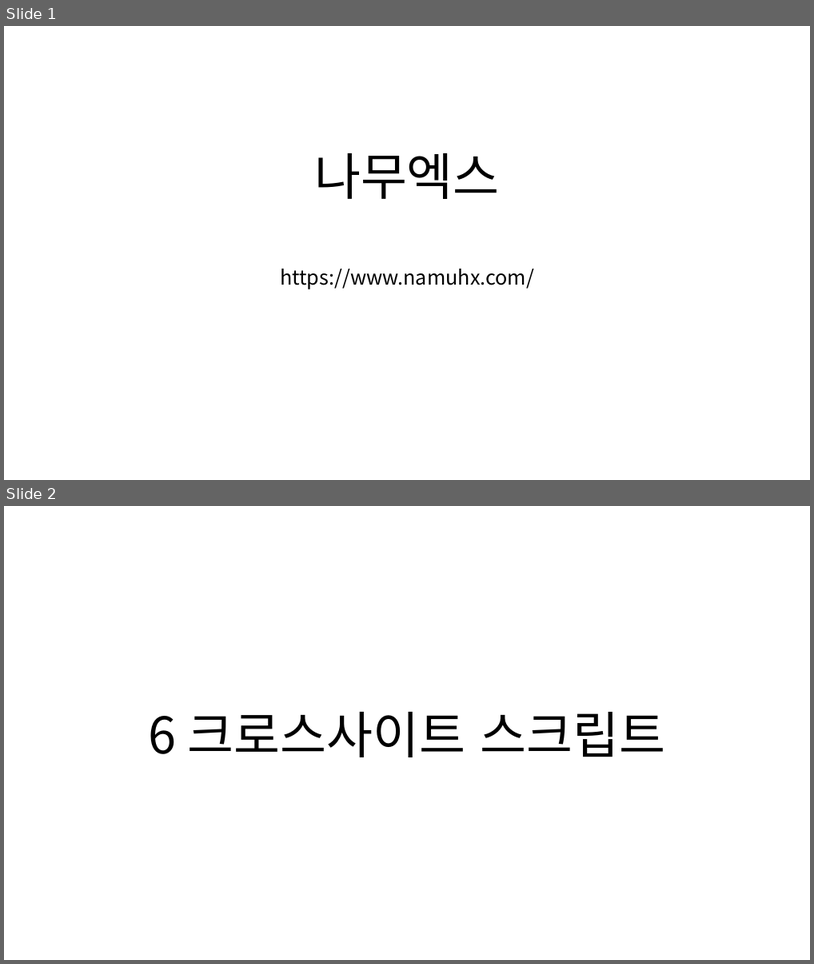
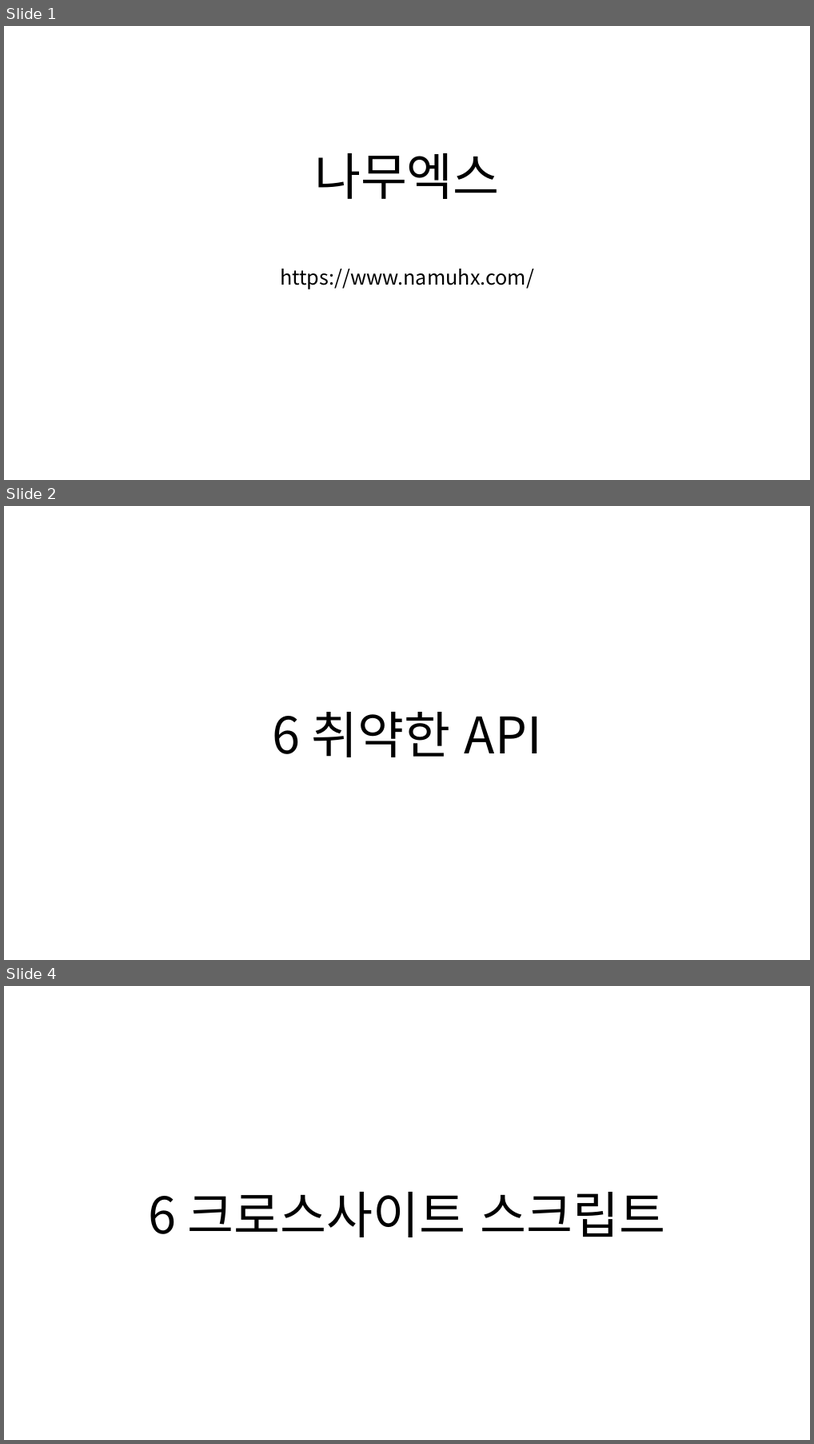
Before and after one commit to BoostBox/take2, a slide deck: namu.pptx. Shown one above the other, each under a label of ours: slides 1 and 2 before the commit, slides 1, 2 and 4 after it; the slides between them are not shown. The pictures are 814x964 and 814x1444 pixels, drawn with LibreOffice and Linux fonts; fonts in the diff are those of the drawing. Boxes give left, top, right and bottom in pixels: in the first picture for what was removed or moved away, otherwise in the second. Text is boxed around its words. In the diff, an @@ line names an element or a change of style, - is before the commit and + after.

```diff
--- a/namu.pptx
+++ b/namu.pptx
@@ slide 2 added at (x1=4, y1=506, x2=810, y2=960), background #FFFFFF @@
@@ title added at (x1=272, y1=712, x2=542, y2=757), 60 pt, text #000000 @@
+6 취약한 API
@@ what was slide 2 is now slide 4 @@
```
Also in this commit, not shown: 1 slide changed, 1 other slide added.
